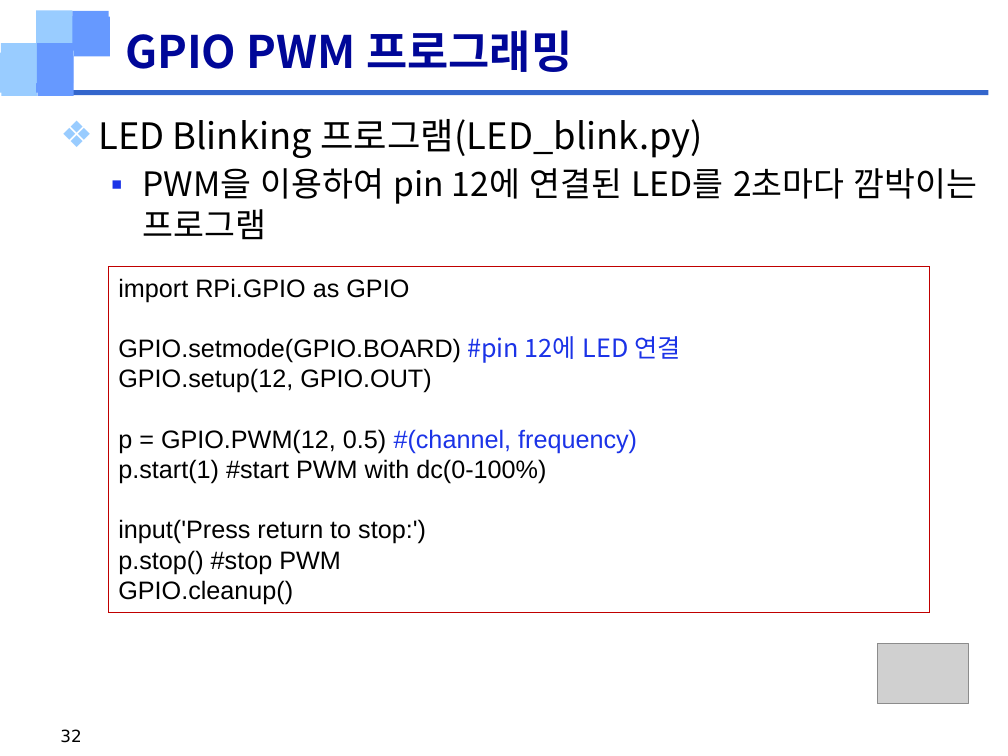
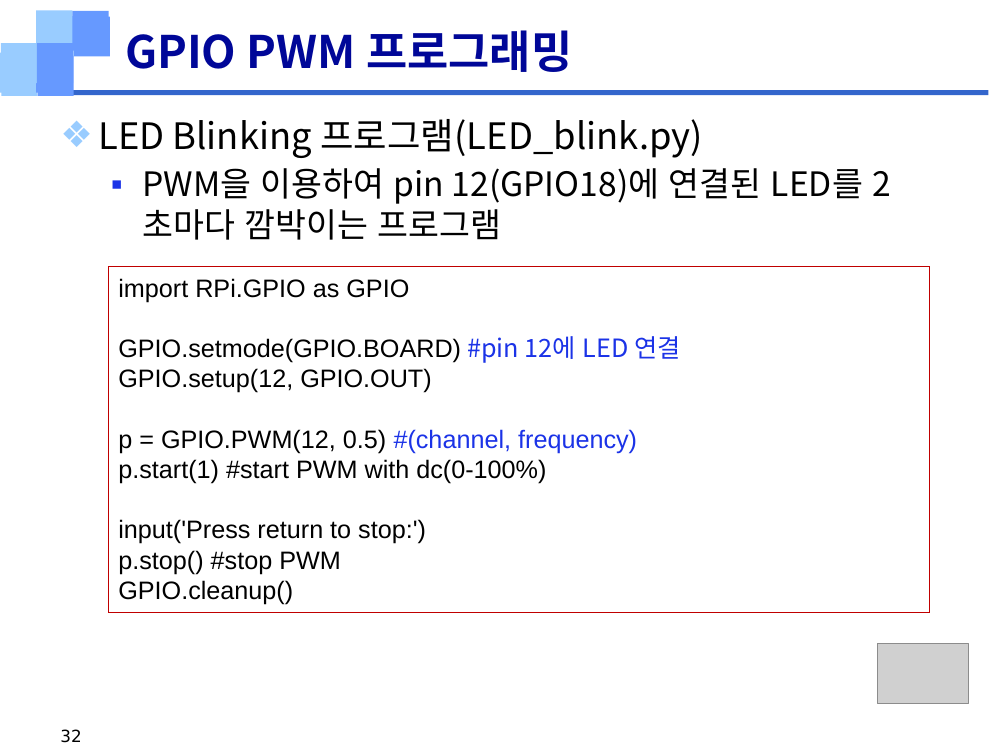
Before and after one commit to yeolkyu/Python-Network-Programming, a slide deck: slide 32 of 강의원고/4. 라즈베리파이_GPIO(특강).pptx. Drawn at 1008x756 pixels with LibreOffice and Linux fonts; fonts in the diff are those of the drawing; grey boxes stand for pictures; background and template pictures are left out. Boxes give left, top, right and bottom in pixels: in the first picture for what was removed or moved away, otherwise in the second. Text is boxed around its words. In the diff, an @@ line names an element or a change of style, - is before the commit and + after.

```diff
--- a/강의원고/4. 라즈베리파이_GPIO(특강).pptx
+++ b/강의원고/4. 라즈베리파이_GPIO(특강).pptx
@@ text at (x1=142, y1=168, x2=863, y2=240): text changed @@
-  ▪ PWM을 이용하여 pin 12에 연결된 LED를 2초마다 깜박이는 프로그램
+  ▪ PWM을 이용하여 pin 12(GPIO18)에 연결된 LED를 2초마다 깜박이는 프로그램
```
Also in this commit, not shown: 23 other slides changed.
